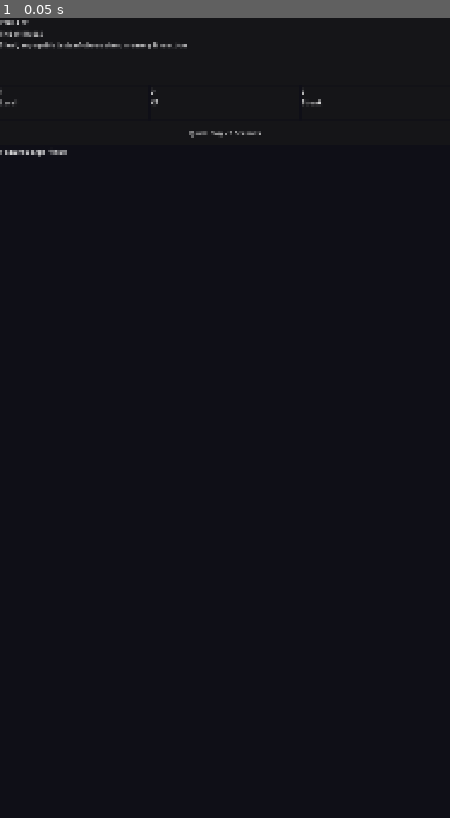
Above: before the commit, frame 1.
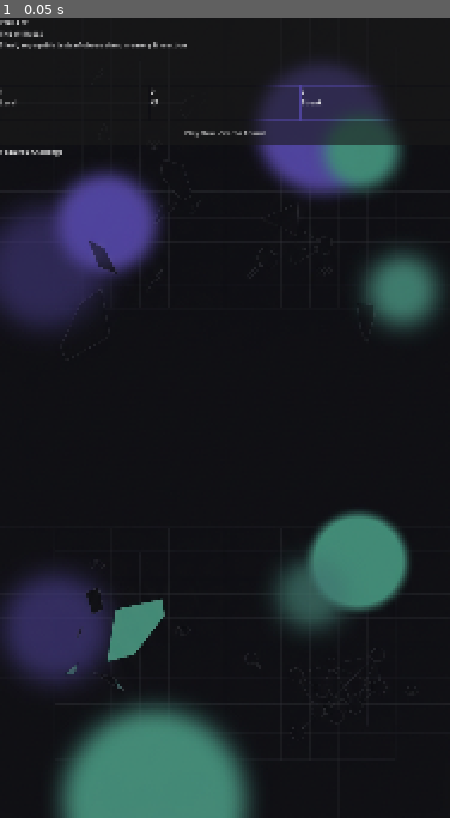
Above: after the commit, the same moment.

Repository: ITTYBITTYBITES/2-second-witness-mobile
Game: Godot game, scene res://src/ui/screens/HomeScreen.tscn
Two runs of this game, one before a commit and one after it. Both use one fixed random seed, a clock stepped at 60 frames per second and the inputs below. This scene is started directly instead of the project's main scene.
Inputs:
- Up to frame 1 (0.05 s): no input

The runs differ from the first frame. In frame 1, 23% of the frame differs, in the area x 0-99%, y 5-100%.
Error before the commit: Parse Error: Expected type specifier after "is". (res://src/ui/screens/HomeScreen.gd:122)

Commit message:
Fix parse error in HomeScreen.gd: use get_script() comparison instead of invalid 'is preload()' expression
The line 'not btn is preload("...")' triggers a Godot 4.6 parse error because
the 'is' operator doesn't accept a preload() call as a type specifier.
Replaced with 'btn.get_script() != app_button_script' which uses the
already-loaded script variable to perform the same check.

Co-authored-by: arena-agent <297053741+arena-agent@users.noreply.github.com>

Diff:
--- a/app/src/ui/screens/HomeScreen.gd
+++ b/app/src/ui/screens/HomeScreen.gd
@@ -119,7 +119,7 @@
 	var btn: Button = get_node("Margin/Scroll/VBox/QuickPlayButton")
 	# Try to upgrade to AppButton for consistent styling
 	var app_button_script = load("res://src/ui/components/AppButton.gd")
-	if app_button_script and not btn is preload("res://src/ui/components/AppButton.gd"):
+	if app_button_script and btn.get_script() != app_button_script:
 		# Just style manually to match AppButton
 		pass
 	var radius: int = tokens.get("radius_md", 12)
